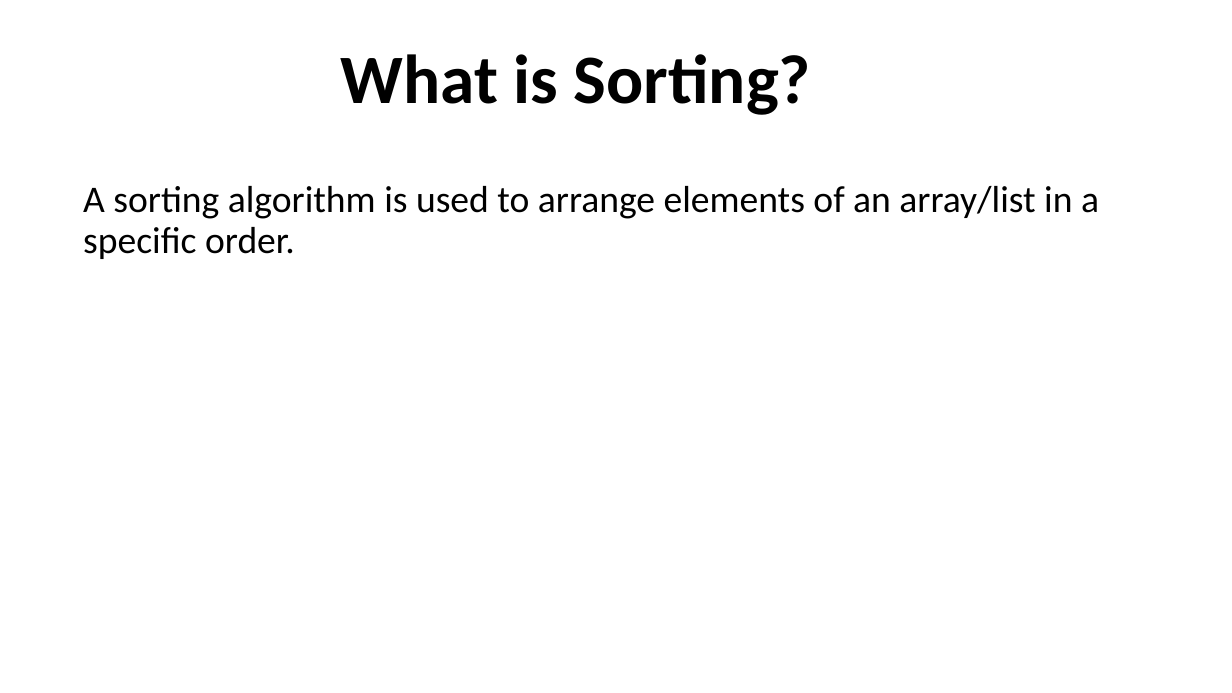
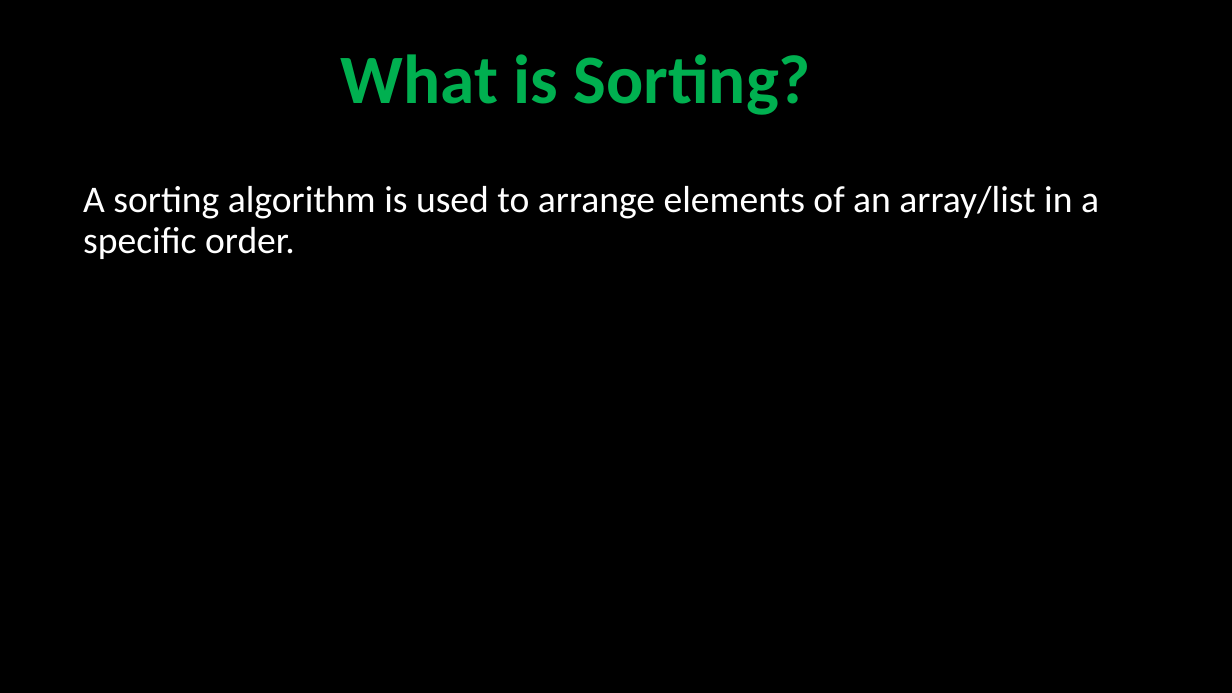
Before and after one commit to robitussin/CCS0015, a slide deck: slide 1 of sorting_algorithms/Bubble Sort.pptx. Drawn at 1232x693 pixels with LibreOffice and Linux fonts; fonts in the diff are those of the drawing. Boxes give left, top, right and bottom in pixels: in the first picture for what was removed or moved away, otherwise in the second. Text is boxed around its words. In the diff, an @@ line names an element or a change of style, - is before the commit and + after.

```diff
--- a/sorting_algorithms/Bubble Sort.pptx
+++ b/sorting_algorithms/Bubble Sort.pptx
@@ background #FFFFFF to #000000 @@
@@ title "What is Sorting?" at [341, 54, 811, 115]: text colour #000000 to #00B050 @@
@@ text "A sorting algorithm is used ..." at [83, 186, 1099, 259]: text colour #000000 to #FFFFFF @@
```
Also in this commit, not shown: 16 other slides changed, 1 slide added, 6 other files.
